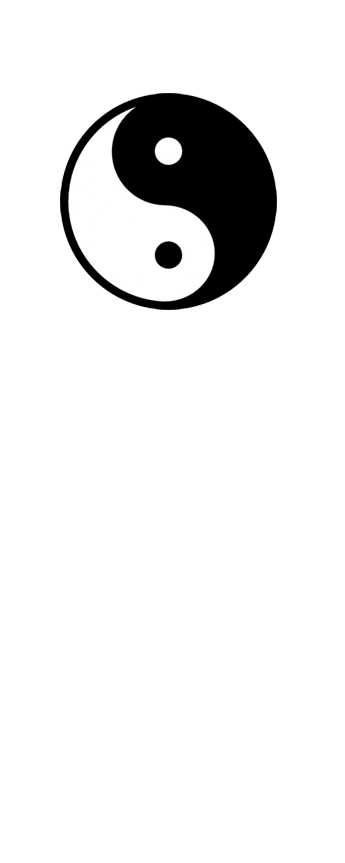
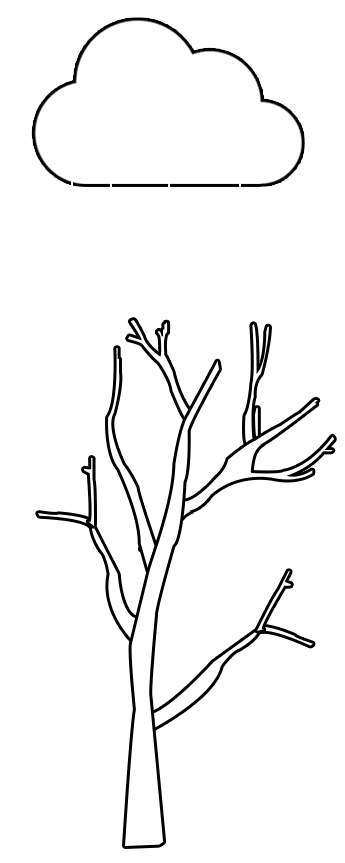
Layered file, before and after one edit (345px x 863px). Changes by layer:
showed group "sadness" (53 layers) over [31, 17, 337, 849]
added group "sadness 2" with 31 layers in group "sadness" over [31, 20, 337, 849]
added group "dead tree" with 10 layers in group "sadness 2" over [38, 320, 334, 846]
added layer "Shape 23" in group "dead tree" over [125, 361, 219, 846]
added layer "Shape 28" in group "dead tree" over [181, 400, 334, 519]
added layer "Shape 30" in group "dead tree" over [245, 324, 269, 446]
added layer "Shape 29" in group "dead tree" over [255, 408, 262, 441]
added layer "Shape 27" in group "dead tree" over [128, 320, 190, 419]
added layer "Shape 26" in group "dead tree" over [108, 348, 157, 572]
added layer "Shape 25 copy" in group "dead tree" over [257, 571, 291, 631]
added layer "Shape 24 copy" in group "dead tree" over [149, 627, 313, 737]
added layer "Shape 25" in group "dead tree" over [84, 458, 94, 526]
added layer "Shape 24" in group "dead tree" over [38, 513, 138, 642]
added group "rain" with 16 layers in group "sadness 2" over [71, 169, 270, 310]
added layer "Shape 44" in group "rain" over [226, 226, 228, 252]
added layer "Shape 43" in group "rain" over [162, 242, 164, 264]
added layer "Shape 39" in group "rain" over [268, 192, 270, 232]
added layer "Shape 38" in group "rain" over [200, 197, 202, 222]
added layer "Shape 35" in group "rain" over [168, 177, 170, 206]
added layer "Shape 33" in group "rain" over [217, 275, 219, 299]
added group "cloud" with 1 layers in group "sadness 2" over [34, 20, 302, 184]
added layer "clouds copy" in group "cloud" over [34, 20, 302, 184]
hid group "calmness" (21 layers) over [31, 63, 318, 849]
painted on "Layer 4" over [31, 63, 302, 348]
…and 2 more changes (2 added)
